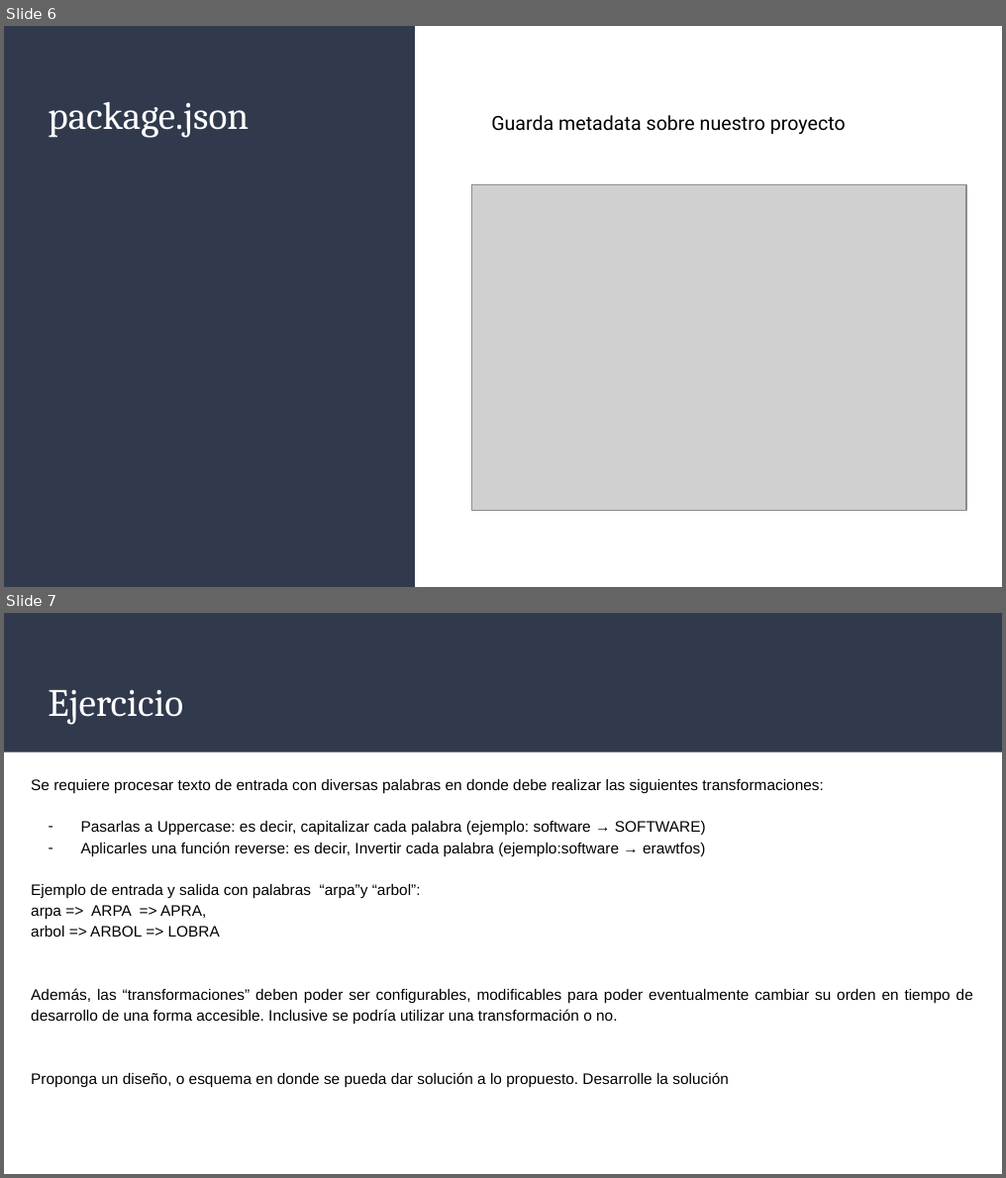
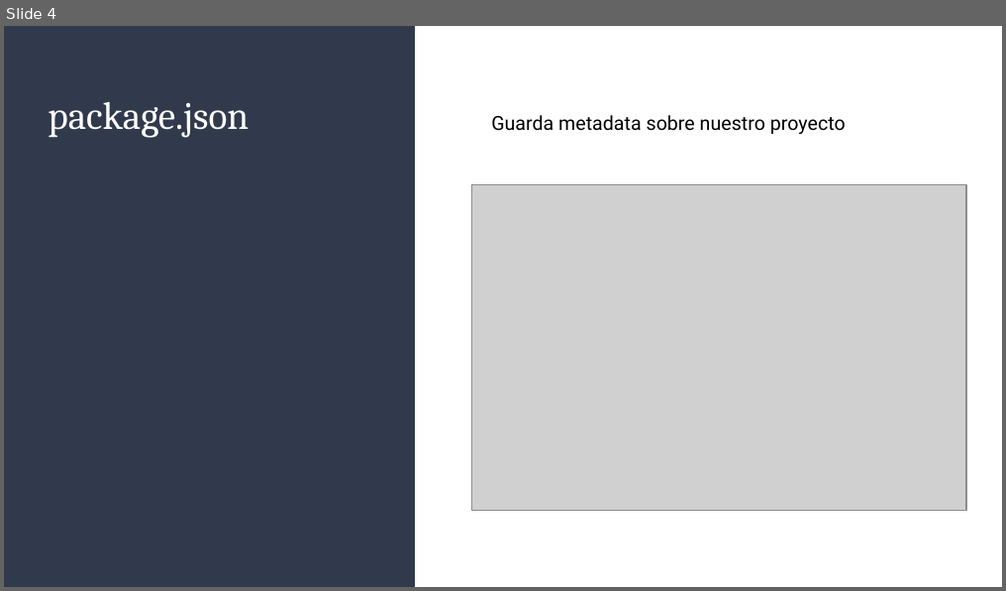
Before and after one commit to ORTArqSoft/sa-course-examples, a slide deck: C3: NodeJs/C3 - Tecnología_ NodeJS.pptx. Shown one above the other, each under a label of ours: slides 6 and 7 before the commit, slide 4 after it. The pictures are 1006x1178 and 1006x591 pixels, drawn with LibreOffice and Linux fonts; fonts in the diff are those of the drawing; grey boxes stand for pictures. Boxes give left, top, right and bottom in pixels: in the first picture for what was removed or moved away, otherwise in the second. Text is boxed around its words. In the diff, an @@ line names an element or a change of style, - is before the commit and + after.

```diff
--- a/C3: NodeJs/C3 - Tecnología_ NodeJS.pptx
+++ b/C3: NodeJs/C3 - Tecnología_ NodeJS.pptx
@@ slide 7 removed at (4, 613, 1002, 1174), background #FFFFFF @@
@@ rectangle removed at (4, 613, 1002, 753) @@
@@ title removed at (48, 690, 183, 725) @@
-Ejercicio
@@ text removed at (31, 779, 973, 1088) @@
-Se requiere procesar texto de entrada con diversas palabras en donde debe realizar las siguientes transformaciones:
-– Pasarlas a Uppercase: es decir, capitalizar cada palabra (ejemplo: software → SOFTWARE)
-– Aplicarles una función reverse: es decir, Invertir cada palabra (ejemplo:software → erawtfos)
-Ejemplo de entrada y salida con palabras “arpa”y “arbol”:
-arpa => ARPA => APRA,
-arbol => ARBOL => LOBRA
-Además, las “transformaciones” deben poder ser configurables, modificables para poder eventualmente cambiar su orden en tiempo de desarrollo de una forma accesible. Inclusive se podría utilizar una transformación o no.
-Proponga un diseño, o esquema en donde se pueda dar solución a lo propuesto. Desarrolle la solución
@@ what was slide 6 is now slide 4 @@
```
Also in this commit, not shown: 1 slide added, 9 other files.
